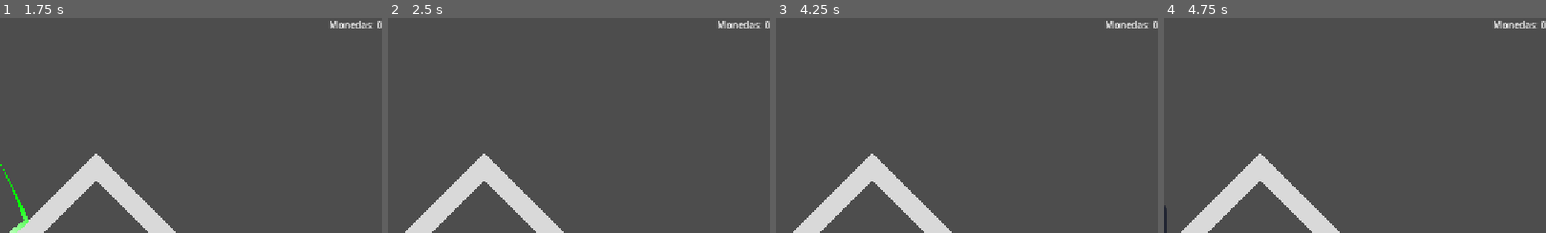
Above: before the commit, frames 1-4 (left to right).
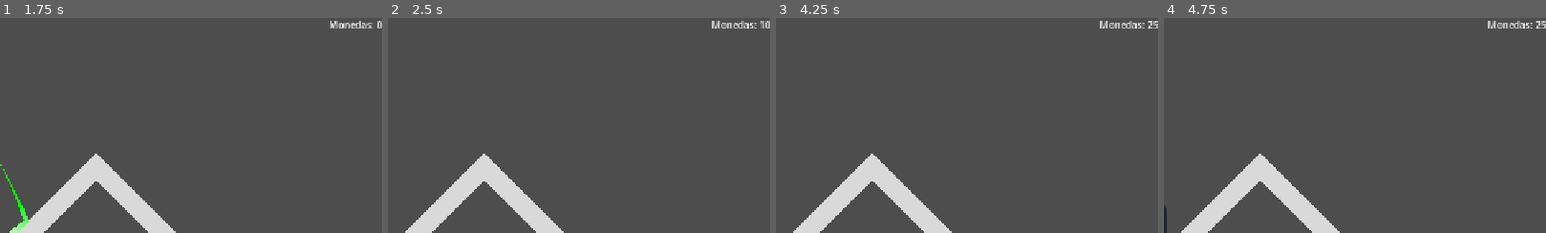
Above: after the commit, the same moments.

Repository: Markynico/LUJ-2026
Game: Godot game, scene res://escenas/prueba_escena.tscn
Same seed, same stepped clock (60 frames per second), same inputs: the game is played once before the commit and once after it. The engine's default icon, where the game draws it, is replaced by a stand-in: a white triangle on a blue panel in a dark square. Sound files missing from this copy of the repository are replaced by a short silence.
Inputs (mouse positions are % of the whole screen's width and height, from its top left):
- Up to frame 1 (1.75 s): tap Y at 0.5, 1.25 s; drag from (42, 45) to (60, 28) at 0.52 s; drag from (47, 27) to (45, 70) at 1.27 s
- Up to frame 2 (2.5 s): tap Y at 2 s; move the mouse to (25, 29) at 2.02 s; click (25, 29) at 2.17 s
- Up to frame 3 (4.25 s): tap Y at 2.75, 3.5 s; drag from (26, 54) to (20, 35) at 2.77 s; drag from (44, 39) to (55, 50) at 3.52 s
- Up to frame 4 (4.75 s): tap Y at 4.25 s; drag from (53, 91) to (44, 54) at 4.27 s
The pictures show only the part of the screen within x 50-100%, y 0-50%; the shares and areas given below are measured in that part.

Frame 1 is identical in both runs. In frame 2, 0.3% of the frame differs, in the area x 84-100%, y 1-5%; in frame 3, 0.3%; in frame 4, 0.3%.

Commit message:
Contar monedas
- ovillo_monedas ahora tiene un scritp que permite conectar el valor de las monedas con el contador de monedas

Diff:
--- /dev/null
+++ b/luj-2026/scripts/ovillos_custom/efecto_monedas.gd
@@ -0,0 +1,5 @@
+class_name EfectoMonedas
+extends EfectosOvillo
+
+func al_recibir_impacto(ovillo: Ovillo):
+	Global.actualizar_monedas(ovillo.tipo_ovillo.cant_monedas)
--- a/luj-2026/scripts/ovillos_custom/ovillo_base.gd
+++ b/luj-2026/scripts/ovillos_custom/ovillo_base.gd
@@ -5,7 +5,7 @@
 @export var sprite : Texture
 @export var audio : AudioStream
 ##cantidad de monedas q obtendra el jugador cuando le peguemos a este ovillo
-@export var cant_monedas : int = 1
+@export var cant_monedas : int = 0
 ##a la bola de pelos se le va a sumar este rebote extra, si no queremos q tenga rebote extra lo dejamos en cero y listo el posho (:
 @export var rebote_extra : float = 10
 @export var puntaje : int  = 1
--- a/luj-2026/scripts/resources/ovillo_monedas.tres
+++ b/luj-2026/scripts/resources/ovillo_monedas.tres
@@ -3,7 +3,12 @@
 [ext_resource type="Script" uid="uid://fd1odbauo3fr" path="res://scripts/ovillos_custom/efecto_ovillo_base.gd" id="1_rx7yq"]
 [ext_resource type="AudioStream" uid="uid://bwyp5bv03v23o" path="res://assets/audio/sfx/romper_pelotita_moneda.wav" id="1_tug73"]
 [ext_resource type="Script" uid="uid://bbkyk2anhunsd" path="res://scripts/ovillos_custom/ovillo_base.gd" id="2_w3p2q"]
+[ext_resource type="Script" uid="uid://teghc6v6rp6c" path="res://scripts/ovillos_custom/efecto_monedas.gd" id="3_fa0qx"]
 [ext_resource type="Texture2D" uid="uid://kuwgkbdi0hbn" path="res://assets/sprite_ovillos/Ovillo azul.png" id="3_w3p2q"]
+
+[sub_resource type="Resource" id="Resource_3axgr"]
+script = ExtResource("3_fa0qx")
+metadata/_custom_type_script = "uid://teghc6v6rp6c"
 
 [resource]
 script = ExtResource("2_w3p2q")
@@ -13,4 +18,5 @@
 cant_monedas = 5
 puntaje = 5
 valor_spawn = 25.0
+efectos_al_recibir_impacto = Array[ExtResource("1_rx7yq")]([SubResource("Resource_3axgr")])
 metadata/_custom_type_script = "uid://bbkyk2anhunsd"
Not shown, added: luj-2026/scripts/ovillos_custom/efecto_monedas.gd.uid
